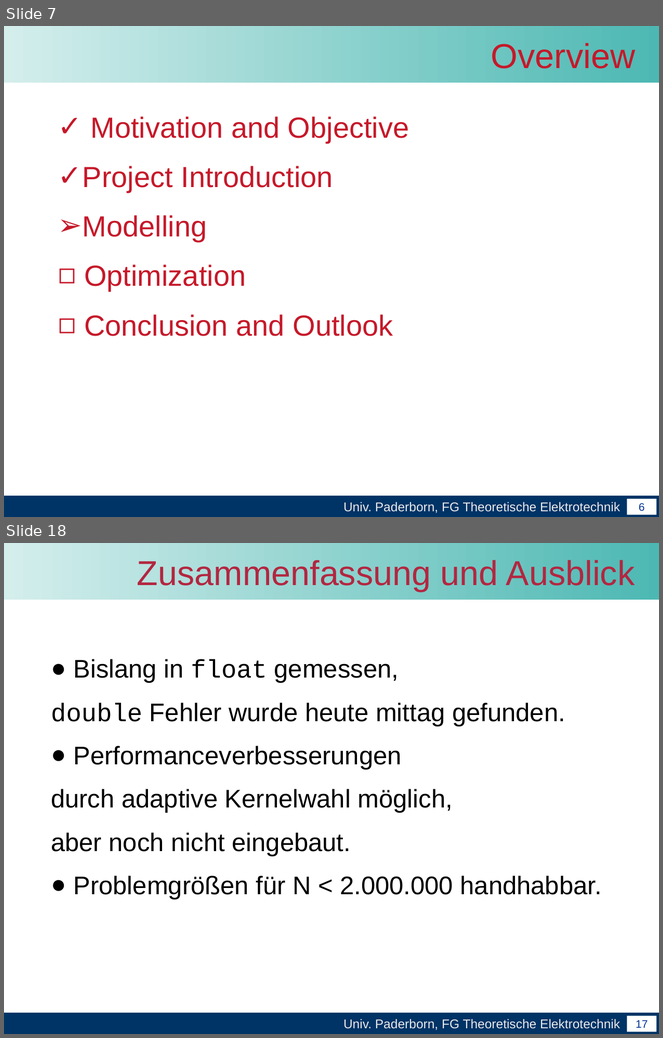
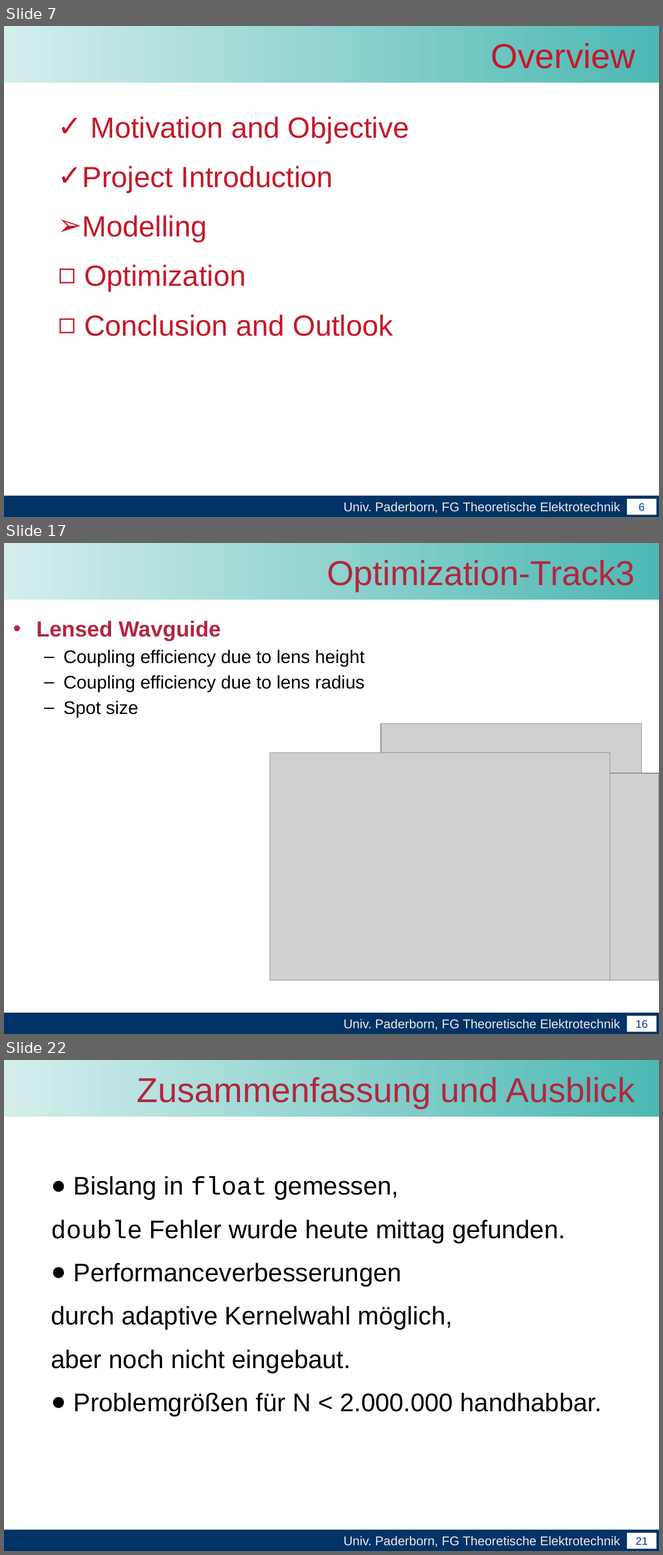
Before and after one commit to leonard117/arbeittet, a slide deck: Master_arbeit/word/Abschlussvortrag der Masterarbeit.pptx. Shown one above the other, each under a label of ours: slides 7 and 18 before the commit, slides 7, 17 and 22 after it; the slides between them are not shown. The pictures are 663x1038 and 663x1555 pixels, drawn with LibreOffice and Linux fonts; fonts in the diff are those of the drawing; grey boxes stand for pictures; background and template pictures are left out. Boxes give left, top, right and bottom in pixels: in the first picture for what was removed or moved away, otherwise in the second. Text is boxed around its words. In the diff, an @@ line names an element or a change of style, - is before the commit and + after.

```diff
--- a/Master_arbeit/word/Abschlussvortrag der Masterarbeit.pptx
+++ b/Master_arbeit/word/Abschlussvortrag der Masterarbeit.pptx
@@ slide 17 added at [4,543,659,1034], background #FFFFFF; not listed: 4 template elements that a slide beside it also shows @@
@@ title added at [327,558,635,592], 38 pt, text #B32640 @@
+Optimization-Track3
@@ text added at [36,620,364,718], 20 pt, text #000000 @@
+• Lensed Wavguide
+  – Coupling efficiency due to lens height
+  – Coupling efficiency due to lens radius
+  – Spot size
@@ picture added at [380,724,642,881] @@
@@ picture added at [270,753,610,980] @@
@@ picture added at [321,774,659,981] @@
@@ what was slide 18 is now slide 22 @@
@@ page number at [636,1537,648,1545]: text changed @@
-17
+21
```
Also in this commit, not shown: 3 slides changed, 13 other slides added, 14 slides removed.
